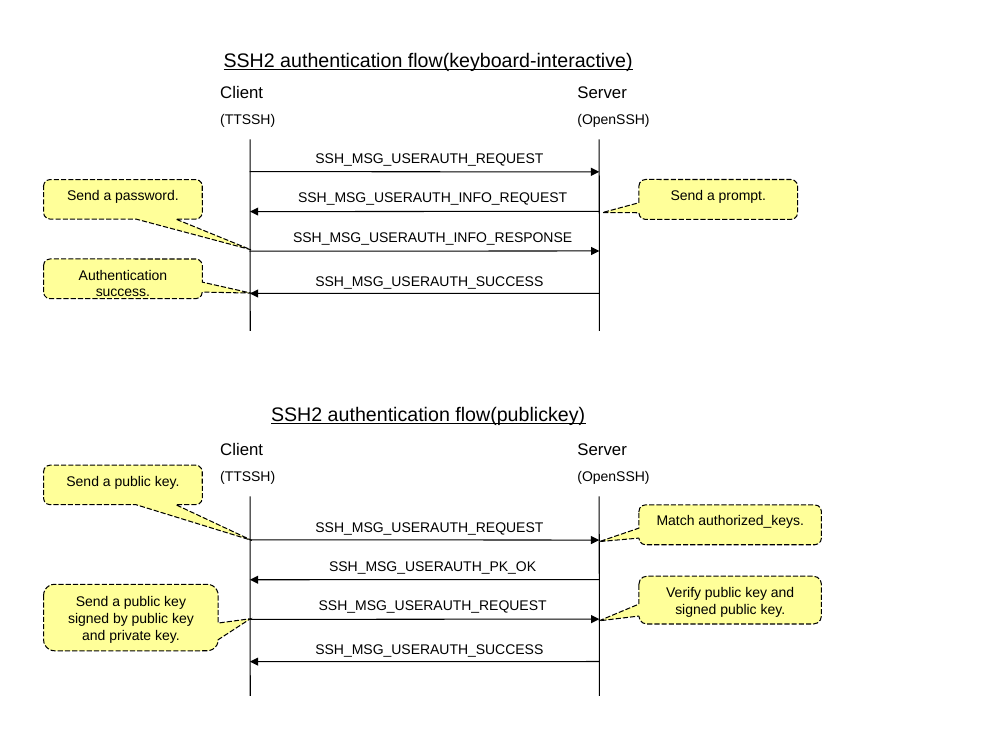
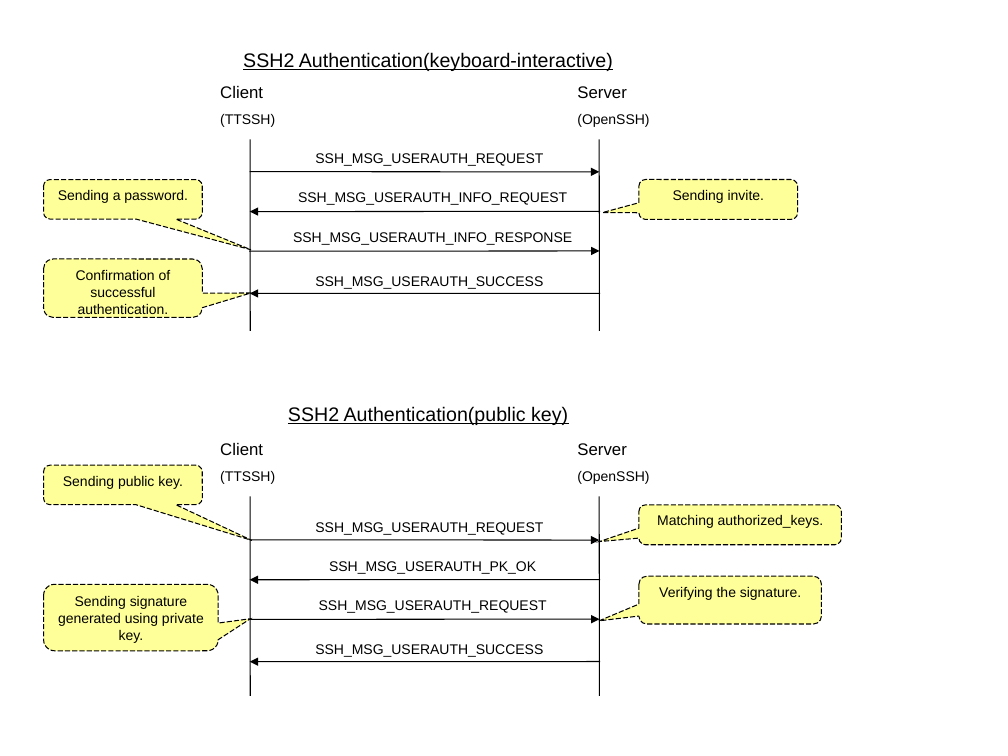
Before and after one commit to TeraTermProject/teraterm, a slide deck: slide 1 of doc/en/html/reference/image/ssh2_auth.ppt. Drawn at 1008x756 pixels with LibreOffice and Linux fonts; fonts in the diff are those of the drawing. Boxes give left, top, right and bottom in pixels: in the first picture for what was removed or moved away, otherwise in the second. Text is boxed around its words. In the diff, an @@ line names an element or a change of style, - is before the commit and + after.

```diff
--- a/doc/en/html/reference/image/ssh2_auth.ppt
+++ b/doc/en/html/reference/image/ssh2_auth.ppt
@@ title at bbox=[243, 52, 613, 71]: text changed @@
-SSH2 authentication flow(keyboard-interactive)
+SSH2 Authentication(keyboard-interactive)
@@ text in rounded speech box at bbox=[58, 190, 188, 203]: text changed @@
-Send a password.
+Sending a password.
@@ text in rounded speech box at bbox=[673, 190, 764, 203]: text changed @@
-Send a prompt.
+Sending invite.
@@ rounded speech box "Confirmation of successful authentication." at bbox=[43, 259, 202, 318]: proportions changed @@
@@ rounded speech box "Confirmation of successful authentication.": place and size @@
-rounded speech box "Confirmation of successful authentication." at bbox=[43, 259, 202, 298]
+rounded speech box "Confirmation of successful authentication." at bbox=[43, 259, 202, 318]
@@ text in rounded speech box at bbox=[76, 270, 171, 318]: text changed @@
-Authentication success.
+Confirmation of successful authentication.
@@ text at bbox=[288, 406, 568, 425]: text changed @@
-SSH2 authentication flow(publickey)
+SSH2 Authentication(public key)
@@ text in rounded speech box at bbox=[63, 476, 183, 489]: text changed @@
-Send a public key.
+Sending public key.
@@ rounded speech box "Matching authorized_keys.": place and size @@
-rounded speech box "Matching authorized_keys." at bbox=[639, 505, 822, 545]
+rounded speech box "Matching authorized_keys." at bbox=[639, 505, 842, 545]
@@ rounded speech box "Matching authorized_keys." at bbox=[639, 505, 842, 545]: proportions changed @@
@@ text in rounded speech box at bbox=[657, 515, 824, 528]: text changed @@
-Match authorized_keys.
+Matching authorized_keys.
@@ text in rounded speech box at bbox=[58, 596, 204, 643]: text changed @@
-Send a public key
-signed by public key and private key.
+Sending signature generated using private key.
@@ text in rounded speech box at bbox=[659, 587, 801, 600]: text changed @@
-Verify public key and
-signed public key.
+Verifying the signature.
```
Also in this commit, not shown: 1 other slide changed, 28 other files.
